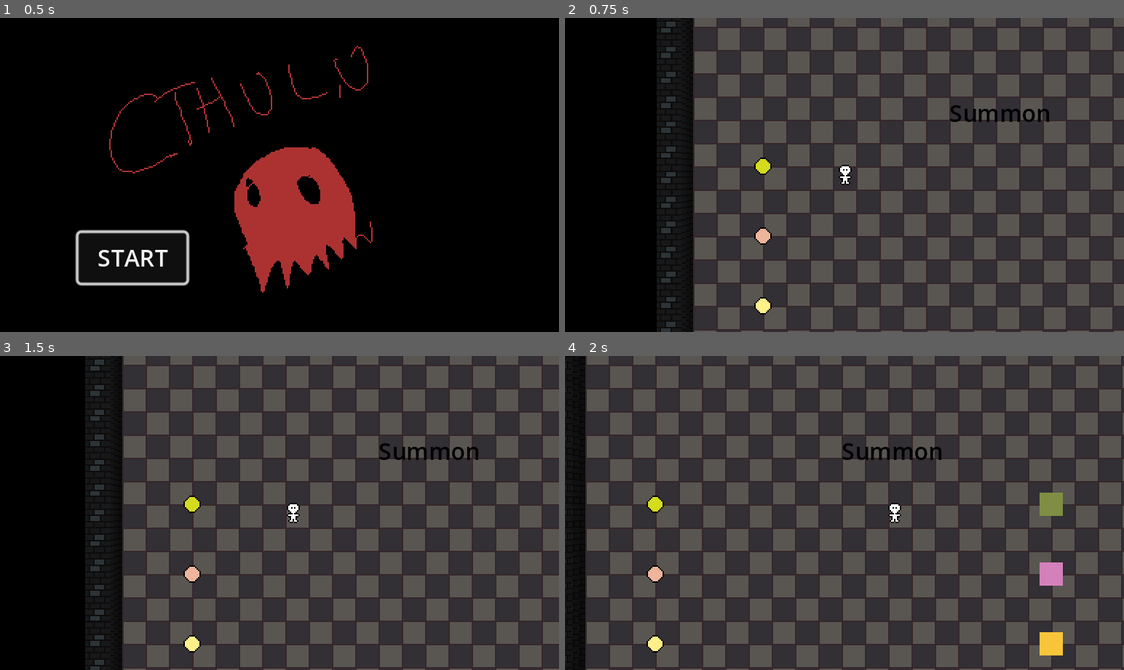
Above: before the commit, frames 1-4 (two rows, left to right).
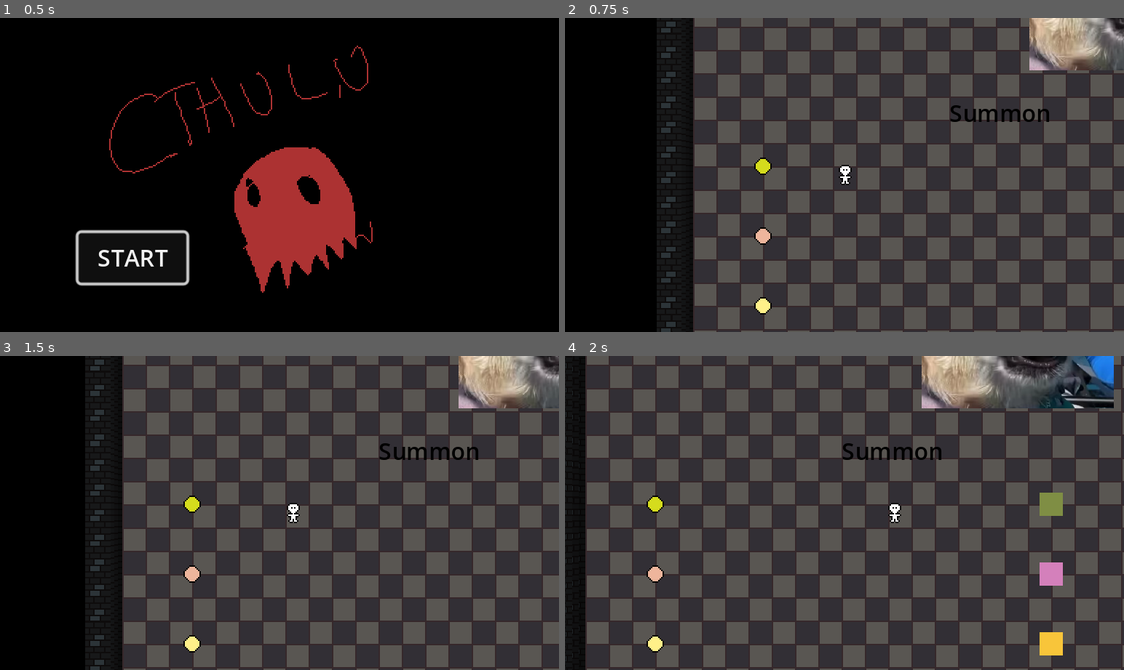
Above: after the commit, the same moments.

Repository: Allov/ld55
Game: Godot game, scene res://scenes/main.tscn
Two runs of this game, one before a commit and one after it. Both use one fixed random seed, a clock stepped at 60 frames per second and the inputs below. The engine's default icon, where the game draws it, is replaced by a stand-in: a white triangle on a blue panel in a dark square.
Inputs:
- Up to frame 1 (0.5 s): no input
- Up to frame 2 (0.75 s): click "START" at 0.5 s
- Up to frame 3 (1.5 s): tap Enter at 1.25 s; hold D (move_right) from 1.28 s (still down); hold E (action) from 1.28 s (still down)
- Up to frame 4 (2 s): keep holding D (move_right); keep holding E (action)

Frame 1 is identical in both runs. In frame 2, 2.4% of the frame differs, in the area x 83-100%, y 0-17%; in frame 3, 2.5%; in frame 4, 4.5%, in the area x 63-99%, y 0-17%.

Commit message:
Enemy spawn food

Diff:
--- a/scenes/enemies/enemy1.tscn
+++ b/scenes/enemies/enemy1.tscn
@@ -1,13 +1,18 @@
-[gd_scene load_steps=4 format=3 uid="uid://dax2c82gpwk0b"]
+[gd_scene load_steps=5 format=3 uid="uid://dax2c82gpwk0b"]
 
 [ext_resource type="PackedScene" uid="uid://dd8ldwyy5jgt5" path="res://scenes/enemies/default_enemy.tscn" id="1_cww2c"]
 [ext_resource type="PackedScene" uid="uid://dpb7gm4aw8gle" path="res://scenes/projectiles/projectile_enemy.tscn" id="2_5p0cg"]
+[ext_resource type="PackedScene" uid="uid://bwlntn71tr8qc" path="res://scenes/ingredients/ingredient_blue.tscn" id="3_03ku0"]
 [ext_resource type="Texture2D" uid="uid://bibfu4vviqawt" path="res://scenes/enemies/bober.png" id="3_iasyq"]
 
 [node name="Enemy" instance=ExtResource("1_cww2c")]
 projectile_scene = ExtResource("2_5p0cg")
+ingredients_array = Array[PackedScene]([ExtResource("3_03ku0")])
 
 [node name="Sprite2D" parent="." index="0"]
 position = Vector2(0, 0.999995)
 scale = Vector2(0.18, 0.195266)
 texture = ExtResource("3_iasyq")
+
+[node name="Health" parent="." index="2"]
+max_health = 2
--- a/scenes/fridge.tscn
+++ b/scenes/fridge.tscn
@@ -6,10 +6,11 @@
 [node name="Fridge" type="Node2D"]
 
 [node name="Enemy" parent="." instance=ExtResource("1_hnggj")]
+position = Vector2(98, 78)
 collision_layer = 1
 collision_mask = 1
 
 [node name="Guard" parent="." instance=ExtResource("2_qqrhf")]
-position = Vector2(315, 72)
+position = Vector2(297, 134)
 collision_layer = 1
 collision_mask = 1
--- /dev/null
+++ b/scenes/ingredients/ingredient_blue.tscn
@@ -0,0 +1,11 @@
+[gd_scene load_steps=3 format=3 uid="uid://bwlntn71tr8qc"]
+
+[ext_resource type="PackedScene" uid="uid://dbptqom5s0ss6" path="res://scenes/ingredients/default_ingredient.tscn" id="1_rj40f"]
+[ext_resource type="Texture2D" uid="uid://su4q2xevxfaf" path="res://assets/ingredient_c.png" id="2_nwpwj"]
+
+[node name="Ingredient" instance=ExtResource("1_rj40f")]
+kind = "blue"
+cooked_kind = "cooked_blue"
+
+[node name="Raw" parent="." index="0"]
+texture = ExtResource("2_nwpwj")
--- /dev/null
+++ b/scenes/ingredients/ingredient_green.tscn
@@ -0,0 +1,7 @@
+[gd_scene load_steps=2 format=3 uid="uid://b8j7nxq3otkw6"]
+
+[ext_resource type="PackedScene" uid="uid://dbptqom5s0ss6" path="res://scenes/ingredients/default_ingredient.tscn" id="1_qqr52"]
+
+[node name="Ingredient" instance=ExtResource("1_qqr52")]
+kind = "green"
+cooked_kind = "cooked_green"
--- /dev/null
+++ b/scenes/ingredients/ingredient_red.tscn
@@ -0,0 +1,11 @@
+[gd_scene load_steps=3 format=3 uid="uid://7mmi2edwsf3i"]
+
+[ext_resource type="PackedScene" uid="uid://dbptqom5s0ss6" path="res://scenes/ingredients/default_ingredient.tscn" id="1_n6vam"]
+[ext_resource type="Texture2D" uid="uid://c20ftqptb2ie1" path="res://assets/ingredient_b.png" id="2_e075m"]
+
+[node name="Ingredient" instance=ExtResource("1_n6vam")]
+kind = "red"
+cooked_kind = "cooked_red"
+
+[node name="Raw" parent="." index="0"]
+texture = ExtResource("2_e075m")
--- a/scenes/kitchen.tscn
+++ b/scenes/kitchen.tscn
@@ -1,9 +1,9 @@
 [gd_scene load_steps=9 format=3 uid="uid://c83c7gs5uxov5"]
 
-[ext_resource type="PackedScene" uid="uid://dbptqom5s0ss6" path="res://scenes/ingredient.tscn" id="1_g506r"]
 [ext_resource type="Texture2D" uid="uid://c20ftqptb2ie1" path="res://assets/ingredient_b.png" id="2_3m1d7"]
 [ext_resource type="Texture2D" uid="uid://su4q2xevxfaf" path="res://assets/ingredient_c.png" id="3_3js2c"]
 [ext_resource type="PackedScene" uid="uid://chen1l7qpby23" path="res://scenes/cooking_station.tscn" id="4_l2430"]
+[ext_resource type="PackedScene" uid="uid://dbptqom5s0ss6" path="res://scenes/ingredients/default_ingredient.tscn" id="4_ltmih"]
 [ext_resource type="Texture2D" uid="uid://cahsr4ooxnf3e" path="res://assets/cooking_station_b.png" id="5_cl2gs"]
 [ext_resource type="Texture2D" uid="uid://b6nawrjt620yv" path="res://assets/cooking_station_c.png" id="6_5wowo"]
 [ext_resource type="PackedScene" uid="uid://35hhfhr26brw" path="res://scenes/plate.tscn" id="7_e4vjx"]
@@ -33,11 +33,11 @@
 [node name="Sprite" parent="CookingStationC" index="0"]
 texture = ExtResource("6_5wowo")
 
-[node name="IngredientA" parent="." instance=ExtResource("1_g506r")]
+[node name="IngredientA" parent="." instance=ExtResource("4_ltmih")]
 kind = "green"
 cooked_kind = "cooked_green"
 
-[node name="IngredientB" parent="." instance=ExtResource("1_g506r")]
+[node name="IngredientB" parent="." instance=ExtResource("4_ltmih")]
 position = Vector2(48, 96)
 scale = Vector2(0.994968, 1)
 kind = "blue"
@@ -49,7 +49,7 @@
 [node name="Cooked" parent="IngredientB" index="1"]
 texture = ExtResource("2_3m1d7")
 
-[node name="IngredientC" parent="." instance=ExtResource("1_g506r")]
+[node name="IngredientC" parent="." instance=ExtResource("4_ltmih")]
 position = Vector2(48, 144)
 kind = "red"
 cooked_kind = "cooked_red"
--- a/scripts/enemy.gd
+++ b/scripts/enemy.gd
@@ -2,13 +2,15 @@
 extends CharacterBody2D
 
 @export var projectile_scene: PackedScene
+@export var ingredients_array: Array[PackedScene]
 @export var detection_area: Area2D
-@export_range(1, 10) var attack_delay: float = 2
-# À changer
+# À changer?
 @onready var player = get_node("/root/Restaurant/Player")
+@onready var restaurant = get_node("/root/Restaurant")
 
 var timer;
-var can_shoot = false;
+var is_dead = false
+var can_shoot = false
 var guard = null
 
 func _ready():
@@ -17,7 +19,7 @@
 	$AttackDelay.start()
 
 func _process(delta):
-	if can_shoot:
+	if can_shoot and not is_dead:
 		if guard == null:
 			for body in $DetectionArea.get_overlapping_bodies():
 				if body.is_in_group("guards"):
@@ -28,6 +30,8 @@
 				shoot_projectile(player)
 		else:
 			shoot_projectile(guard)
+	elif is_dead:
+		queue_free()
 
 func shoot_projectile(target: CharacterBody2D):
 	var projectile = projectile_scene.instantiate()
@@ -40,4 +44,9 @@
 	can_shoot = true
 
 func _on_health_health_depleted():
-	queue_free()
+	for ingredient in ingredients_array:
+		var instance = ingredient.instantiate()
+		restaurant.call_deferred("add_child", instance)
+		instance.global_position = global_position
+		instance.apply_force(Vector2(100, 100))
+	is_dead = true
--- a/scripts/guard.gd
+++ b/scripts/guard.gd
@@ -2,9 +2,9 @@
 extends CharacterBody2D
 
 @export var projectile_scene: PackedScene
-@export_range(1, 10) var attack_delay: float = 2
 
 var timer;
+var is_dead = false;
 var can_shoot = false;
 var enemy = null;
 
@@ -14,7 +14,7 @@
 	$AttackDelay.start()
 
 func _process(delta):
-	if(can_shoot):
+	if can_shoot and not is_dead:
 		if(enemy == null):
 			for body in $DetectionArea.get_overlapping_bodies():
 				if body.is_in_group("enemies"):
@@ -22,6 +22,8 @@
 					break
 		else:
 			shoot_projectile(enemy)
+	elif is_dead:
+		queue_free()
 
 func shoot_projectile(target: CharacterBody2D):
 	var projectile = projectile_scene.instantiate()
@@ -34,4 +36,4 @@
 	can_shoot = true
 
 func _on_health_health_depleted():
-	queue_free()
+	is_dead = true
--- a/scripts/ingredient.gd
+++ b/scripts/ingredient.gd
@@ -1,6 +1,5 @@
 extends RigidBody2D
 class_name Ingredient
-
 
 @export var kind: String = "default"
 @export var cooked_kind: String = "default"
Renamed: scenes/ingredient.tscn -> scenes/ingredients/default_ingredient.tscn
